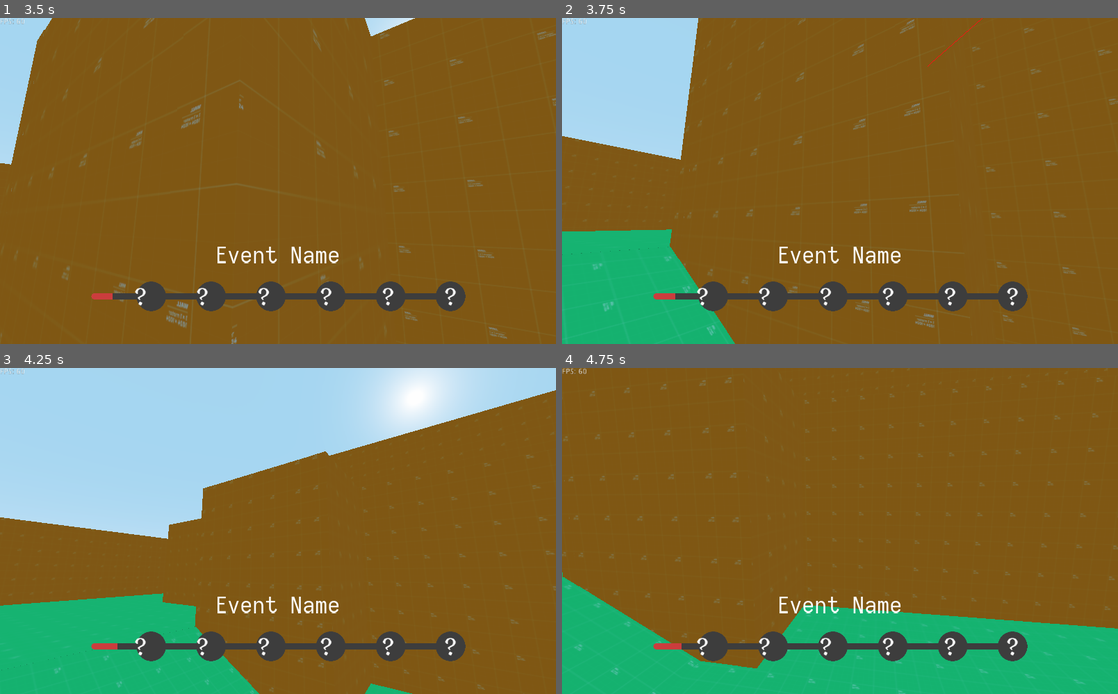
Above: before the commit, frames 1-4 (two rows, left to right).
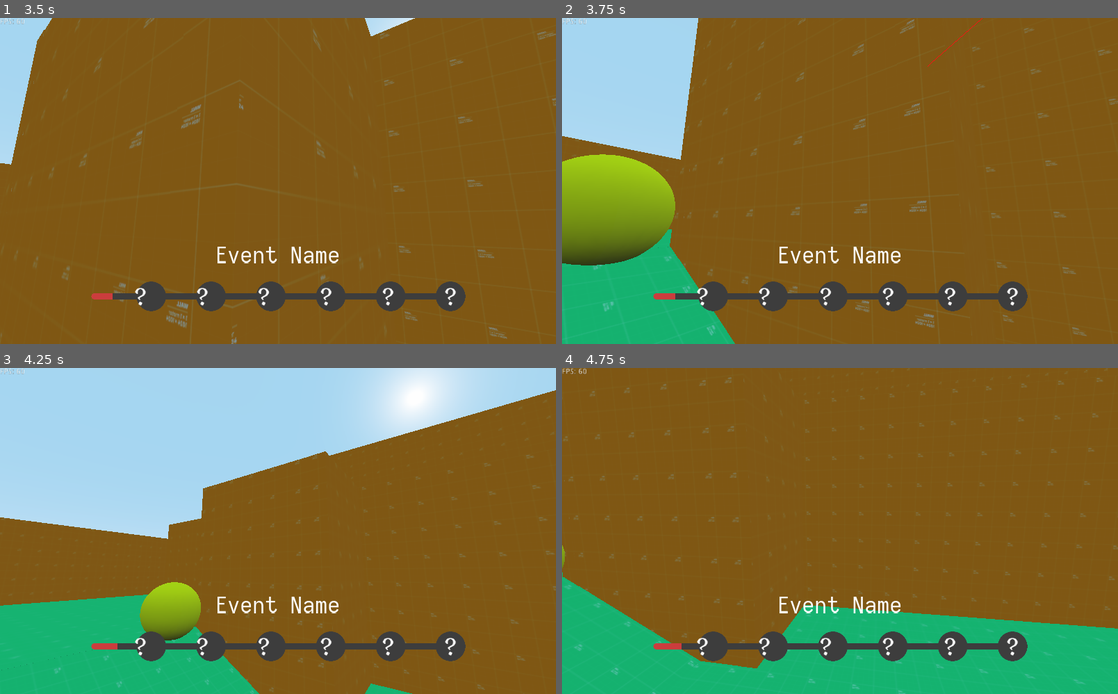
Above: after the commit, the same moments.

Repository: nwallenfang/ludum-dare-51
Game: Godot game, scene res://Levels/FirstFloor.tscn
The game is run twice, just before and just after one commit, with the same random seed, the same clock (stepped at 60 frames per second) and the same inputs.
Inputs (mouse positions are in pixels of both pictures, inside the frame that each line leads up to):
- Up to frame 1 (3.5 s): move the mouse to (250, 246) at 0.52 s; hold Alt (change_mouse_input) 0.53-1.28 s; hold Up (ui_up) 0.53-2.78 s; tap Space (jump) at 0.77, 1.52, 3.02 s; move the mouse to (444, 229) at 1.27 s; click (444, 229) at 1.35 s; move the mouse to (233, 177) at 2.02 s; hold Shift (sprint) 2.03-2.78 s; move the mouse to (283, 181) at 2.77 s; hold Left (ui_left) from 2.78 s (still down); tap Alt (change_mouse_input) at 2.85 s
- Up to frame 2 (3.75 s): move the mouse to (756, 99) at 3.52 s; release Left (ui_left) at 3.53 s; press the mouse at (756, 99) at 3.53 s; hold Down (ui_down) from 3.53 s (still down)
- Up to frame 3 (4.25 s): keep holding Down (ui_down); tap Space (jump) at 3.77 s
- Up to frame 4 (4.75 s): move the mouse to (867, 531) at 4.27 s; release Down (ui_down) at 4.28 s; release the mouse at (867, 531) at 4.28 s; hold Up (ui_up) from 4.28 s (still down); tap Shift (sprint) at 4.35 s; tap Space (jump) at 4.52 s

Frame 1 is identical in both runs. In frame 2, 5.8% of the frame differs, in the area x 0-21%, y 41-76%; in frame 3, 1.5%; in frame 4, less than 0.1%.

Commit message:
Pickup added

Diff:
--- a/Levels/FirstFloor.gd
+++ b/Levels/FirstFloor.gd
@@ -1,8 +1,11 @@
 extends Spatial
+
+var has_key #Does the player have a key?
 
 func _ready():
 	Game.level = self
 	Game.player = $Player
+	has_key = false
 
 func _physics_process(delta):
 	if Game.player.global_translation.y < -30:
--- a/Levels/FirstFloor.tscn
+++ b/Levels/FirstFloor.tscn
@@ -1,10 +1,11 @@
-[gd_scene load_steps=6 format=2]
+[gd_scene load_steps=7 format=2]
 
 [ext_resource path="res://Assets/Materials/FloorMaterial.tres" type="Material" id=1]
 [ext_resource path="res://Assets/Materials/WallMaterial.tres" type="Material" id=2]
 [ext_resource path="res://Logic/Player/Player.tscn" type="PackedScene" id=3]
 [ext_resource path="res://Objects/Aufzug.tscn" type="PackedScene" id=4]
 [ext_resource path="res://Levels/FirstFloor.gd" type="Script" id=5]
+[ext_resource path="res://Objects/Pickup.tscn" type="PackedScene" id=6]
 
 [node name="Level1" type="Spatial"]
 script = ExtResource( 5 )
@@ -318,3 +319,6 @@
 acceleration = 10
 deceleration = 15
 air_control = 0.4
+
+[node name="Pickup" parent="." instance=ExtResource( 6 )]
+transform = Transform( 1, 0, 0, 0, 1, 0, 0, 0, 1, -12, 3, -3 )
--- a/Logic/Pickup.gd
+++ b/Logic/Pickup.gd
@@ -3,3 +3,7 @@
 
 func _ready():
 	pass
+
+
+func _on_Area_area_entered(area):
+	print("Hit Key")
--- a/Logic/Player/Player.tscn
+++ b/Logic/Player/Player.tscn
@@ -9,6 +9,8 @@
 [sub_resource type="CapsuleMesh" id=1]
 
 [sub_resource type="CapsuleShape" id=2]
+
+[sub_resource type="CapsuleShape" id=3]
 
 [node name="Player" type="KinematicBody"]
 script = ExtResource( 1 )
@@ -31,3 +33,11 @@
 
 [node name="LaserStream" type="AudioStreamPlayer" parent="."]
 stream = ExtResource( 5 )
+
+[node name="HurtBox" type="Area" parent="."]
+collision_layer = 8
+collision_mask = 2
+
+[node name="CollisionShape" type="CollisionShape" parent="HurtBox"]
+transform = Transform( 1, 0, 0, 0, -4.37114e-08, -1, 0, 1, -4.37114e-08, 0, 1, 0 )
+shape = SubResource( 3 )
--- a/Objects/Pickup.tscn
+++ b/Objects/Pickup.tscn
@@ -1,13 +1,26 @@
-[gd_scene load_steps=3 format=2]
+[gd_scene load_steps=5 format=2]
 
 [ext_resource path="res://Logic/Pickup.gd" type="Script" id=1]
 
 [sub_resource type="SphereShape" id=1]
 
+[sub_resource type="SpatialMaterial" id=2]
+albedo_color = Color( 0.992157, 1, 0, 1 )
+
+[sub_resource type="SphereMesh" id=3]
+material = SubResource( 2 )
+
 [node name="Pickup" type="Spatial"]
 script = ExtResource( 1 )
 
 [node name="Area" type="Area" parent="."]
+collision_layer = 2
+collision_mask = 0
 
 [node name="CollisionShape" type="CollisionShape" parent="Area"]
 shape = SubResource( 1 )
+
+[node name="MeshInstance" type="MeshInstance" parent="."]
+mesh = SubResource( 3 )
+
+[connection signal="area_entered" from="Area" to="." method="_on_Area_area_entered"]
--- a/project.godot
+++ b/project.godot
@@ -115,6 +115,13 @@
  ]
 }
 
+[layer_names]
+
+3d_physics/layer_1="World"
+3d_physics/layer_2="Pickup"
+3d_physics/layer_3="EnemyHurtbox"
+3d_physics/layer_4="PlayerHurtbox"
+
 [physics]
 
 common/enable_pause_aware_picking=true
Not shown: 1 places in Logic/Player/Player.tscn that only renumber resources
